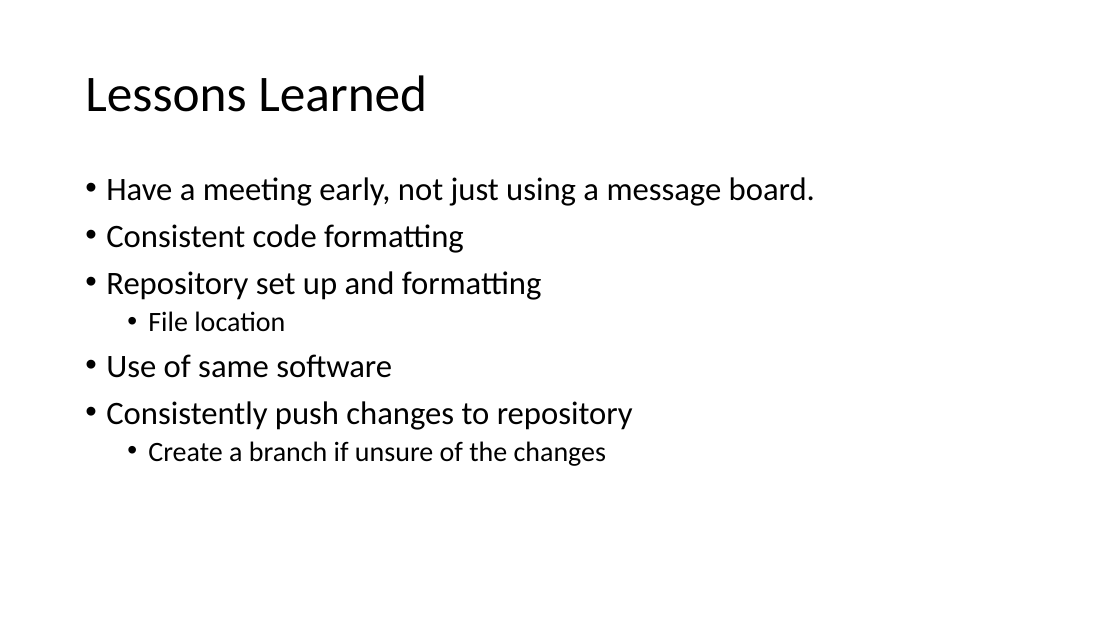
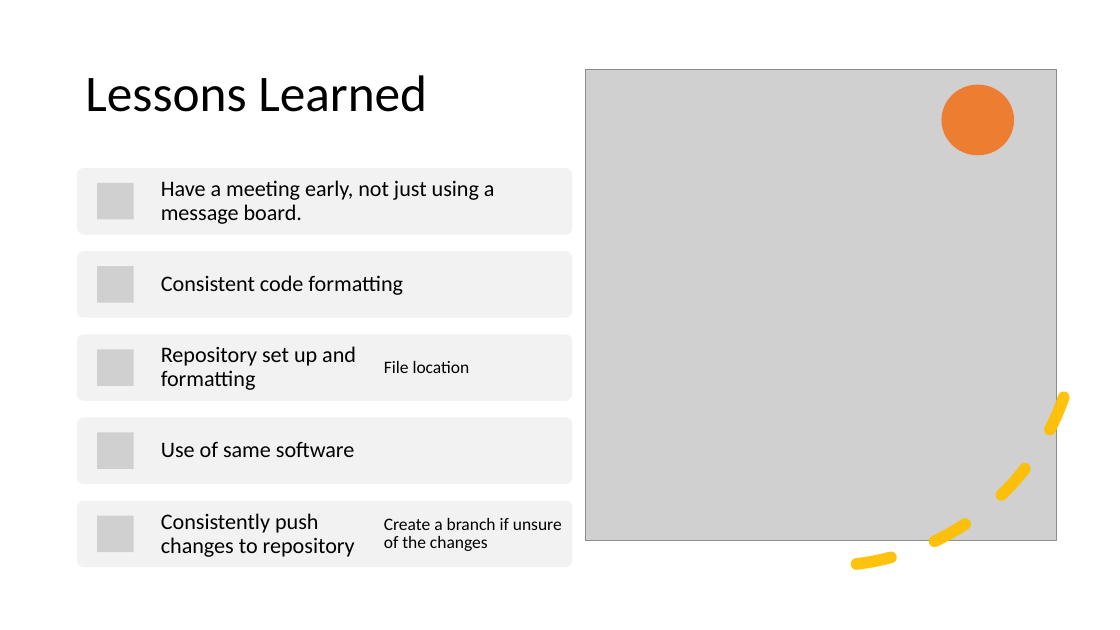
Before and after one commit to joelmichaelavery/Moffat-Bay, a slide deck: slide 16 of CSD460 CAPSTONE PRESENTATION.pptx. Drawn at 1120x630 pixels with LibreOffice and Linux fonts; fonts in the diff are those of the drawing; grey boxes stand for pictures. Boxes give left, top, right and bottom in pixels: in the first picture for what was removed or moved away, otherwise in the second. Text is boxed around its words. In the diff, an @@ line names an element or a change of style, - is before the commit and + after.

Commit message:
Updated Powerpoint

```diff
--- a/CSD460 CAPSTONE PRESENTATION.pptx
+++ b/CSD460 CAPSTONE PRESENTATION.pptx
@@ arc (boxed as its full ellipse) added at box(548, 35, 1106, 593), outline #FFC000 10 pt dashed @@
@@ picture added at box(586, 70, 1056, 540) @@
@@ ellipse added at box(942, 85, 1015, 155), fill #ED7D31 @@
@@ text removed at box(106, 177, 815, 466) @@
-• Have a meeting early, not just using a message board.
-• Consistent code formatting
-• Repository set up and formatting
-  • File location
-• Use of same software
-• Consistently push changes to repository
-  • Create a branch if unsure of the changes
@@ group added at box(77, 168, 573, 567): 7 texts, 5 rounded rectangles, 5 pictures @@
+Have a meeting early, not just using a message board.
+Consistent code formatting
+Repository set up and formatting
+File location
+Use of same software
+Consistently push changes to repository
+Create a branch if unsure of the changes
```
Also in this commit, not shown: 14 other slides changed.
